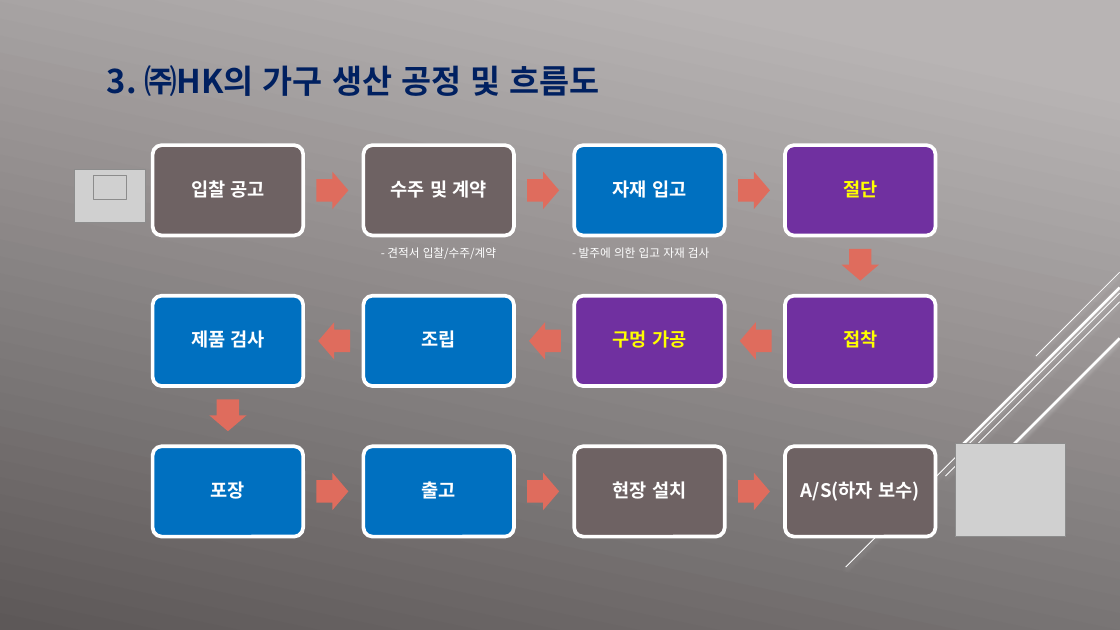
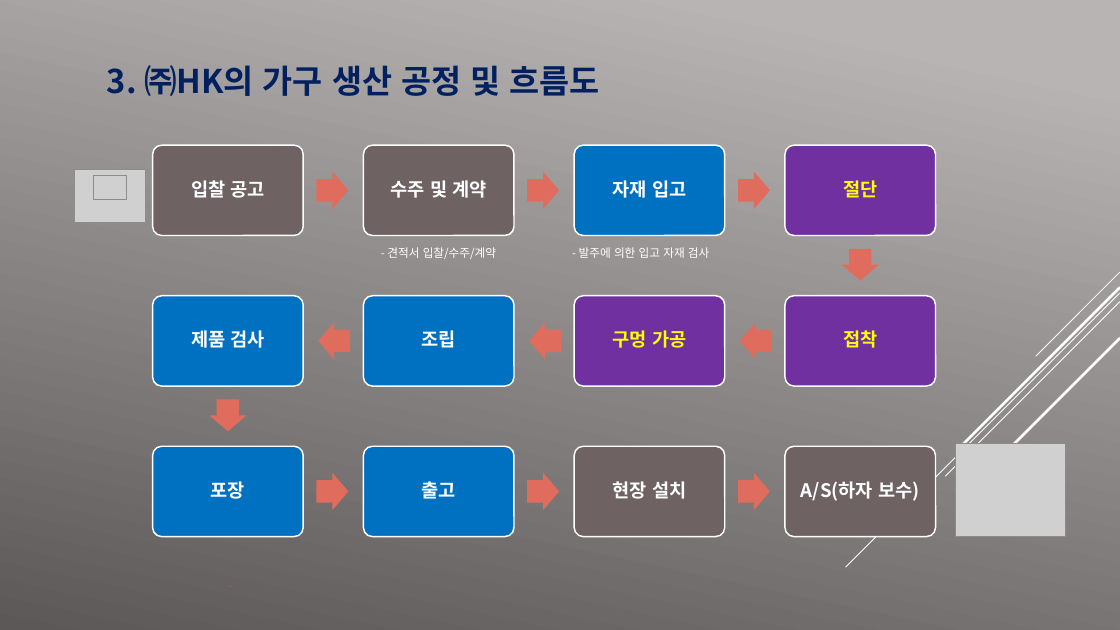
Before and after one commit to easyfw/HK_SmartFactory_Plan, a slide deck: slide 6 of (주)형경산업_스마트 팩토리 개발 및 구현.pptx. Drawn at 1120x630 pixels with LibreOffice and Linux fonts; fonts in the diff are those of the drawing; grey boxes stand for pictures; background and template pictures are left out. Boxes give left, top, right and bottom in pixels: in the first picture for what was removed or moved away, otherwise in the second. Text is boxed around its words. In the diff, an @@ line names an element or a change of style, - is before the commit and + after.

```diff
--- a/(주)형경산업_스마트 팩토리 개발 및 구현.pptx
+++ b/(주)형경산업_스마트 팩토리 개발 및 구현.pptx
@@ outline #FFFFFF 3.15 pt to #FFFFFF 1.25 pt in 12 elements at (x1=153, y1=145, x2=303, y2=236), (x1=364, y1=145, x2=514, y2=236), (x1=575, y1=145, x2=725, y2=236), (x1=785, y1=145, x2=935, y2=236), (x1=785, y1=296, x2=935, y2=386), (x1=575, y1=296, x2=725, y2=386), (x1=364, y1=296, x2=514, y2=386), (x1=153, y1=296, x2=303, y2=386), (x1=153, y1=446, x2=303, y2=537), (x1=364, y1=446, x2=514, y2=537), (x1=575, y1=446, x2=725, y2=537), (x1=785, y1=446, x2=935, y2=537) @@
```
Also in this commit, not shown: 6 other slides changed.
